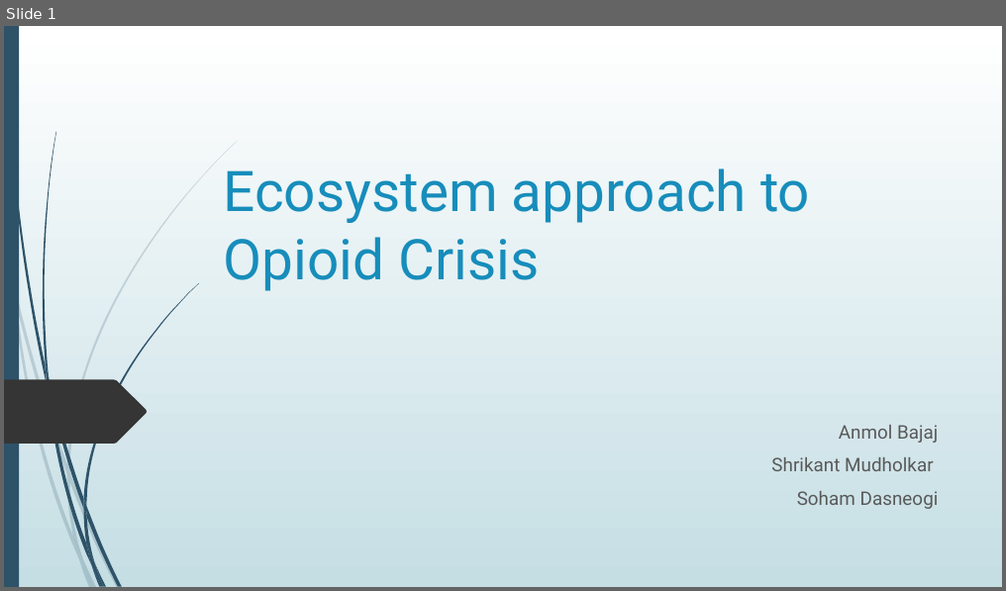
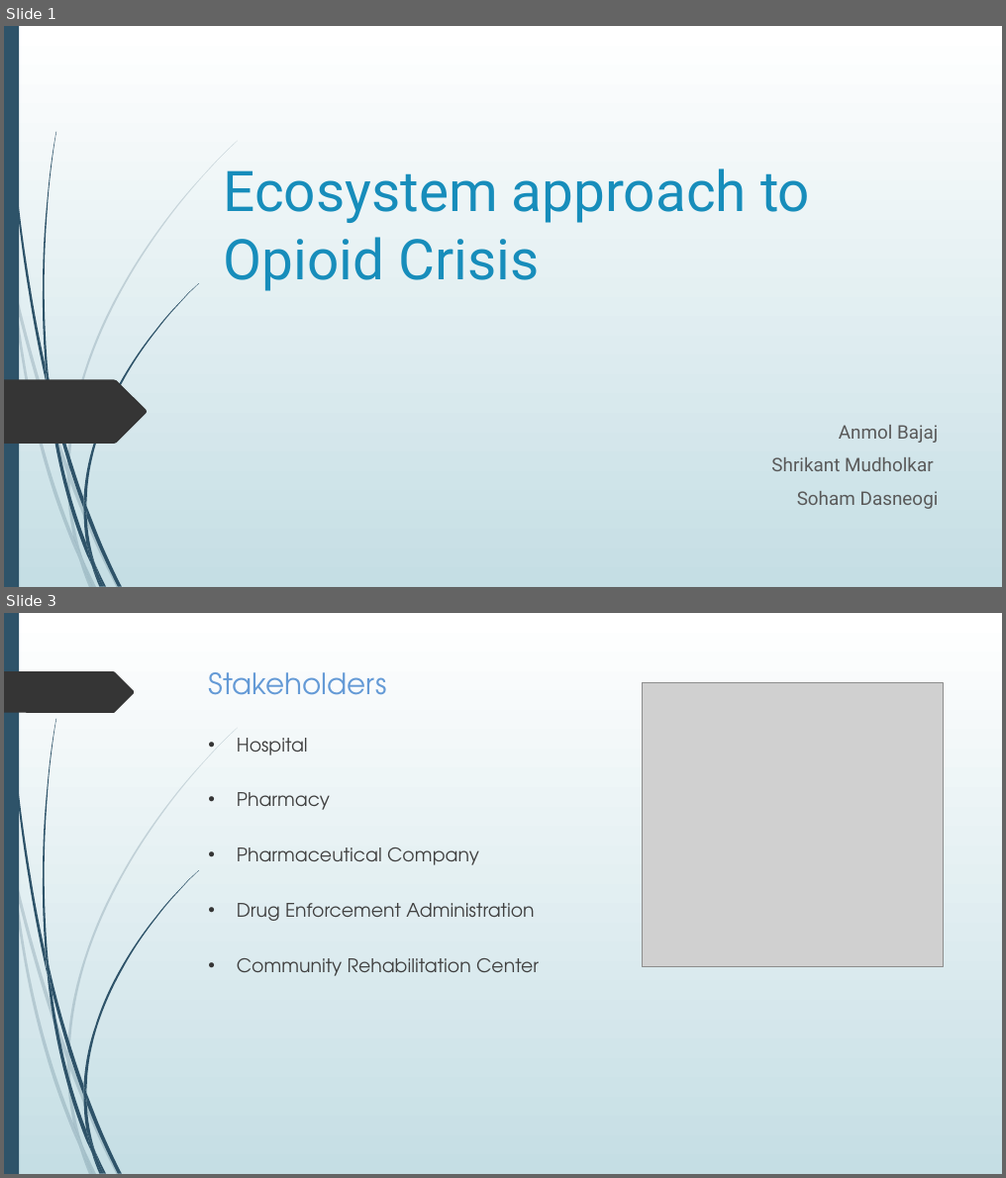
Before and after one commit to shrican/ecosystem-approach-to-opioid-crisis, a slide deck: Ecosystem approach to Opioid Crisis.pptx. Shown one above the other, each under a label of ours: slide 1 before the commit, slides 1 and 3 after it; the slides between them are not shown. The pictures are 1006x591 and 1006x1178 pixels, drawn with LibreOffice and Linux fonts; fonts in the diff are those of the drawing; grey boxes stand for pictures. Boxes give left, top, right and bottom in pixels: in the first picture for what was removed or moved away, otherwise in the second. Text is boxed around its words. In the diff, an @@ line names an element or a change of style, - is before the commit and + after.

```diff
--- a/Ecosystem approach to Opioid Crisis.pptx
+++ b/Ecosystem approach to Opioid Crisis.pptx
@@ slide 3 added at [4,613,1002,1174], background gradient #FFFFFF to #C5DEE5; not listed: 23 template elements that a slide beside it also shows @@
@@ freeform shape added at [4,671,135,713], fill #353535 @@
@@ text added at [208,672,539,976], 18 pt, text #404040 @@
+Stakeholders
+• Hospital
+• Pharmacy
+• Pharmaceutical Company
+• Drug Enforcement Administration
+• Community Rehabilitation Center
@@ picture added at [642,683,944,967] @@
```
Also in this commit, not shown: 4 slides changed, 10 other slides added, 5 slides removed, 4 other files.
